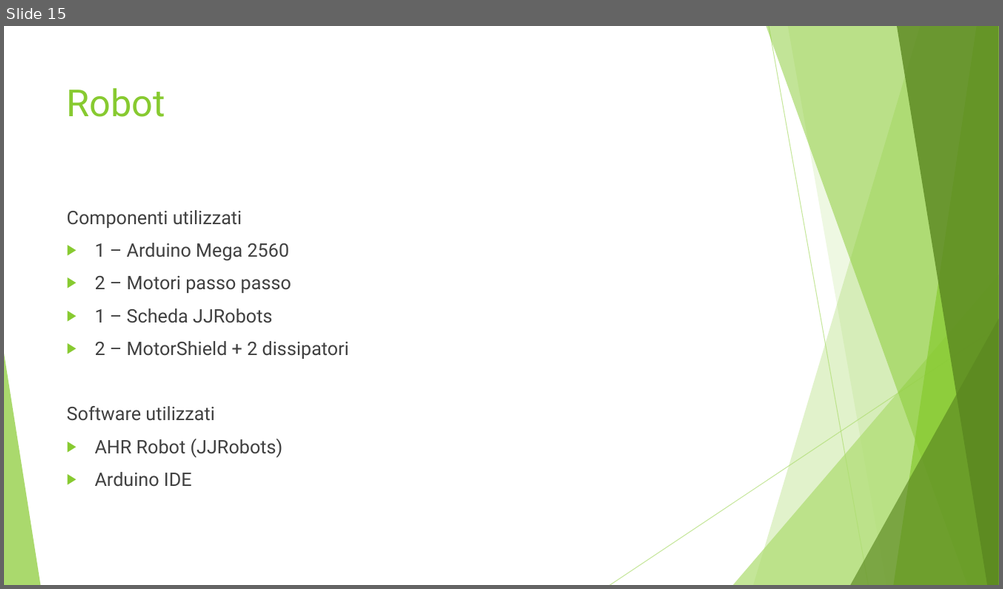
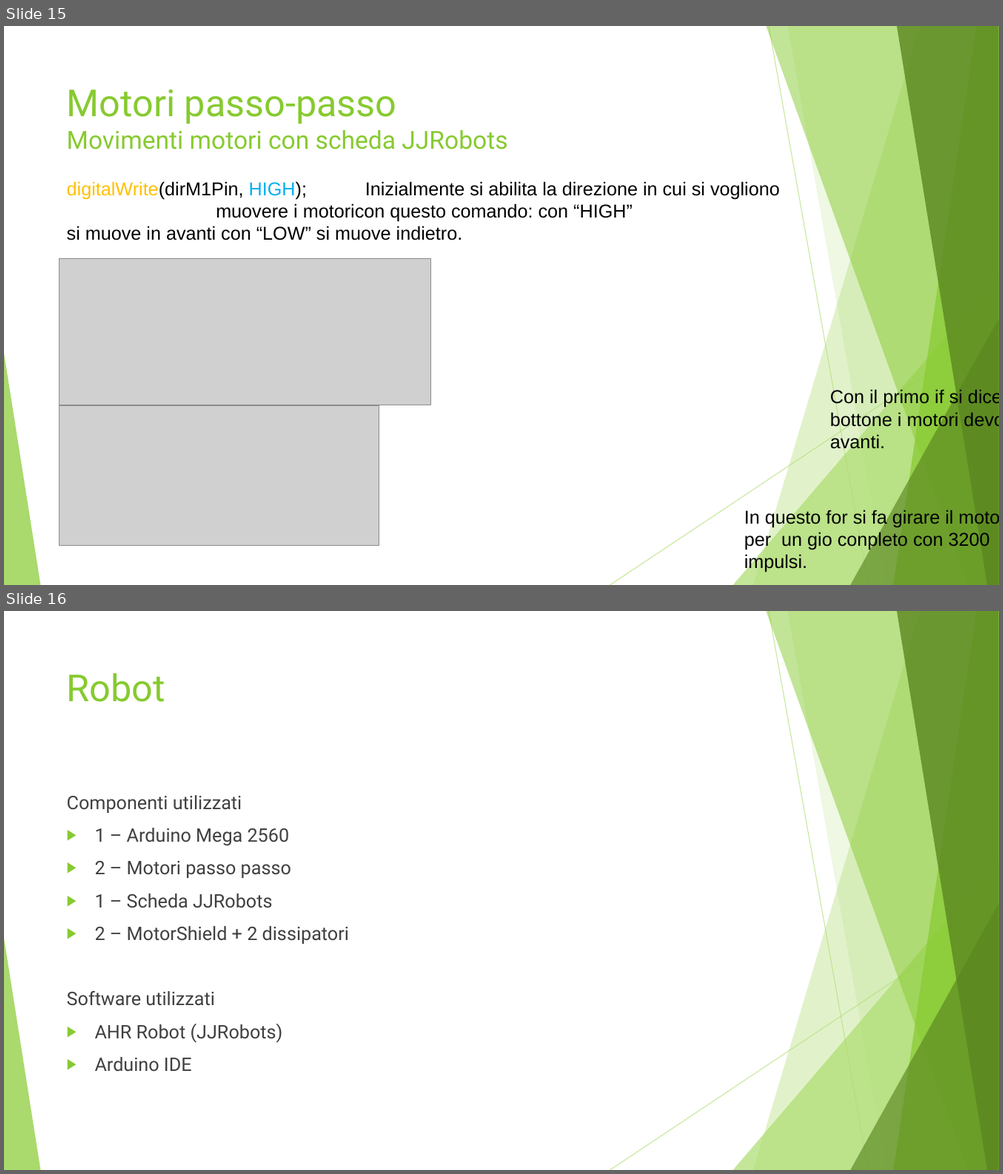
Before and after one commit to LuMug/AirIceHockey, a slide deck: Presentazione.pptx. Shown one above the other, each under a label of ours: slide 15 before the commit, slides 15 and 16 after it. The pictures are 1003x589 and 1003x1174 pixels, drawn with LibreOffice and Linux fonts; fonts in the diff are those of the drawing; grey boxes stand for pictures. Boxes give left, top, right and bottom in pixels: in the first picture for what was removed or moved away, otherwise in the second. Text is boxed around its words. In the diff, an @@ line names an element or a change of style, - is before the commit and + after.

```diff
--- a/Presentazione.pptx
+++ b/Presentazione.pptx
@@ slide 15 added at bbox=[4, 26, 999, 585], background #FFFFFF; not listed: 10 template elements that a slide beside it also shows @@
@@ title added at bbox=[67, 89, 507, 150], 24 pt, text #87CA30 @@
+Motori passo-passo
+Movimenti motori con scheda JJRobots
@@ text added at bbox=[67, 181, 780, 241], 18 pt, text #000000 @@
+digitalWrite(dirM1Pin, HIGH); Inizialmente si abilita la direzione in cui si vogliono muovere i motoricon questo comando: con “HIGH” si muove in avanti con “LOW” si muove indietro.
@@ picture added at bbox=[60, 259, 431, 406] @@
@@ text added at bbox=[830, 389, 999, 453], 18 pt, text #000000 @@
+Con il primo if si dice che quando si preme il bottone i motori devono muoversi anche in avanti.
@@ picture added at bbox=[60, 406, 379, 546] @@
@@ text added at bbox=[744, 509, 990, 573], 18 pt, text #000000 @@
+In questo for si fa girare il motore per un gio conpleto con 3200 impulsi.
@@ what was slide 15 is now slide 16 @@
```
Also in this commit, not shown: 1 other slide added.
